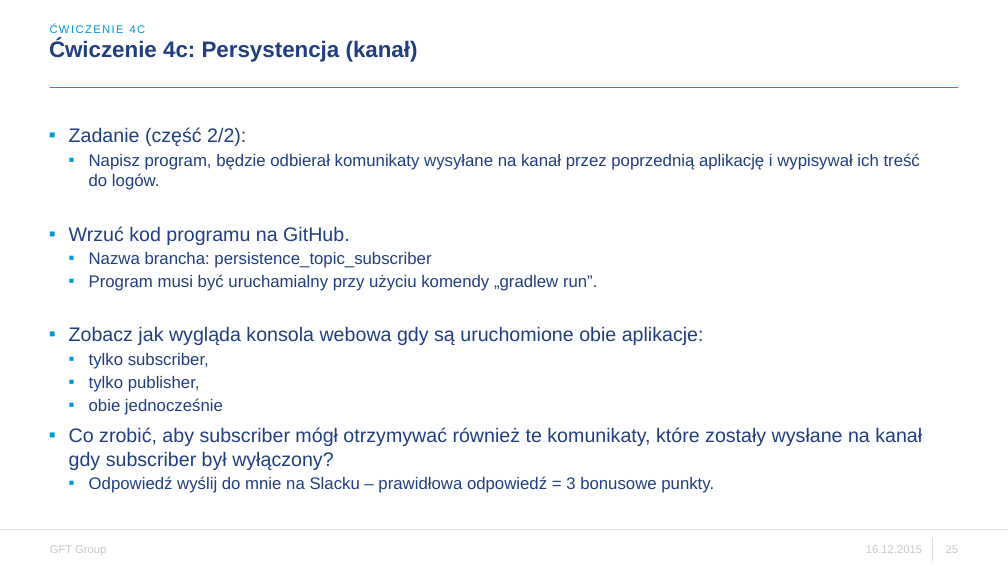
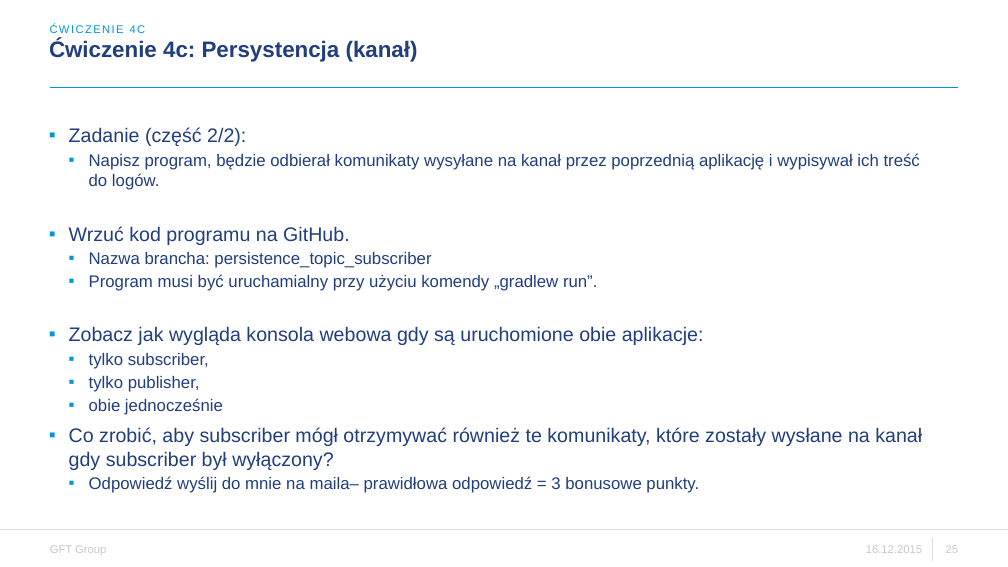
Before and after one commit to zenek24pl/exercise4, a slide deck: slide 25 of WDSR - ćwiczenie 4.pptx. Drawn at 1008x567 pixels with LibreOffice and Linux fonts; fonts in the diff are those of the drawing; background and template pictures are left out. Boxes give left, top, right and bottom in pixels: in the first picture for what was removed or moved away, otherwise in the second. Text is boxed around its words. In the diff, an @@ line names an element or a change of style, - is before the commit and + after.

```diff
--- a/WDSR - ćwiczenie 4.pptx
+++ b/WDSR - ćwiczenie 4.pptx
@@ text at <box>89,476,699,493</box>: text changed @@
-  ▪ Odpowiedź wyślij do mnie na Slacku – prawidłowa odpowiedź = 3 bonusowe punkty.
+  ▪ Odpowiedź wyślij do mnie na maila– prawidłowa odpowiedź = 3 bonusowe punkty.
```
Also in this commit, not shown: 1 other slide changed.
